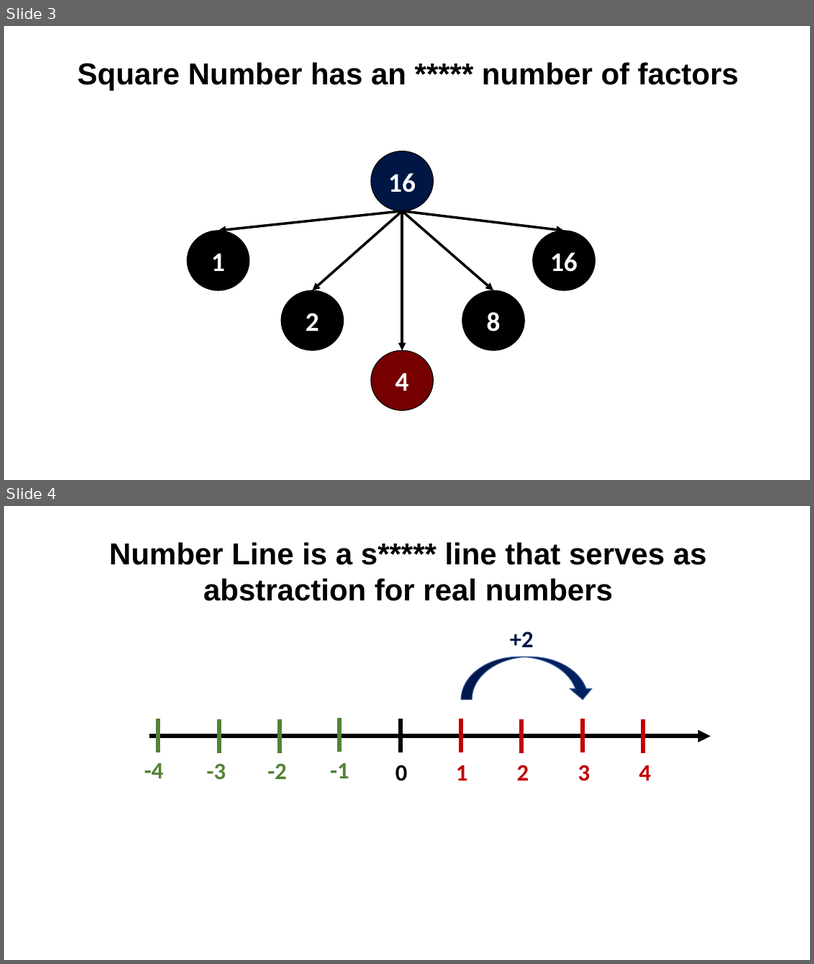
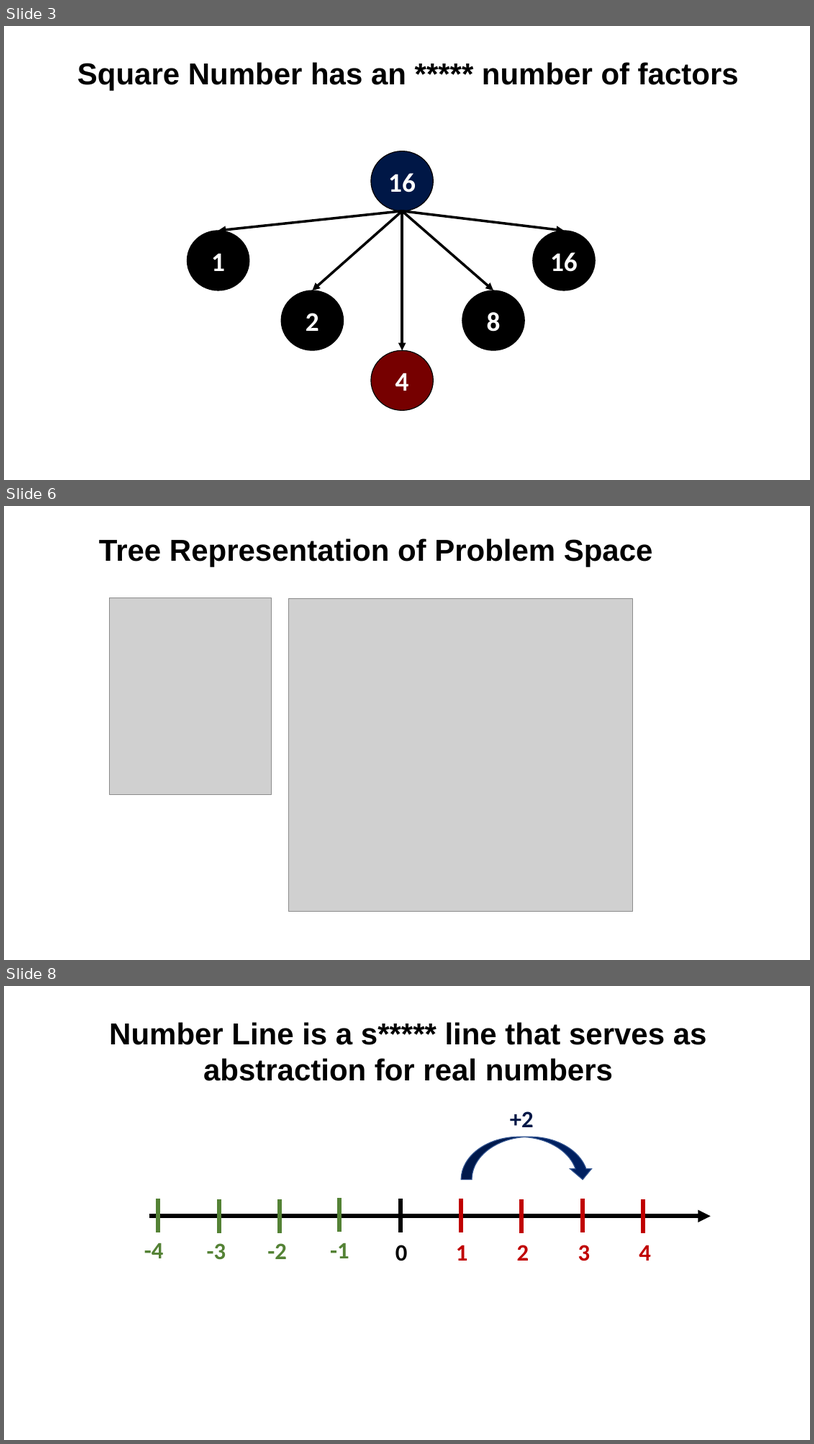
Before and after one commit to valdas1966/myq, a slide deck: Images/Mathematics/Numbers/For Pictures.pptx. Shown one above the other, each under a label of ours: slides 3 and 4 before the commit, slides 3, 6 and 8 after it; the slides between them are not shown. The pictures are 814x964 and 814x1444 pixels, drawn with LibreOffice and Linux fonts; fonts in the diff are those of the drawing; grey boxes stand for pictures. Boxes give left, top, right and bottom in pixels: in the first picture for what was removed or moved away, otherwise in the second. Text is boxed around its words. In the diff, an @@ line names an element or a change of style, - is before the commit and + after.

```diff
--- a/Images/Mathematics/Numbers/For Pictures.pptx
+++ b/Images/Mathematics/Numbers/For Pictures.pptx
@@ slide 6 added at [4, 506, 810, 960], background #FFFFFF @@
@@ text added at [99, 538, 653, 567], 36 pt, text #000000, bold @@
+Tree Representation of Problem Space
@@ picture added at [109, 598, 271, 794] @@
@@ picture added at [289, 598, 633, 911] @@
@@ what was slide 4 is now slide 8 @@
```
Also in this commit, not shown: 3 other slides added.
